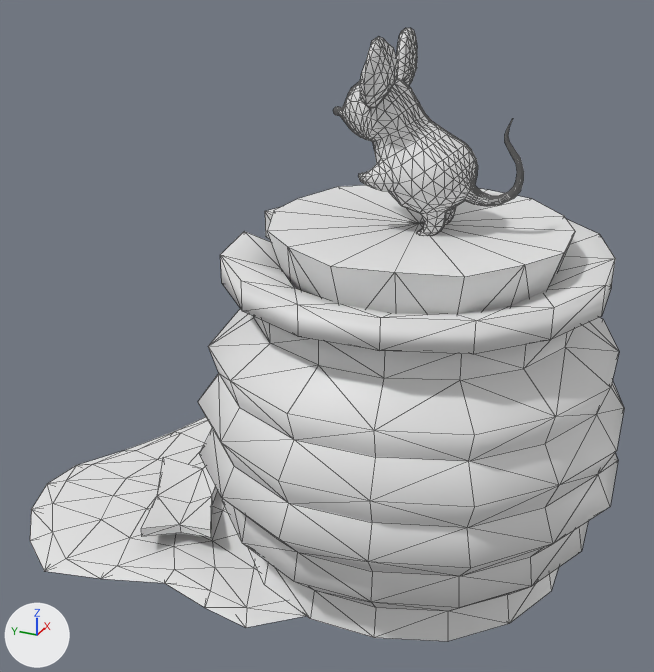
One commit to the OBJ model mge_v18_student_version/assets/mge/models/Towers/HoneyTower.obj: the scene before it, then after it.
Rendered twice from a camera (50 mm lens) standing at (-5.25, -1.72, 4.05) and looking at (-0.07, 0.61, 1.46). The axes (+X, +Y, +Z) are drawn at lower left. The lights are the same throughout. Mesh edges are drawn as thin lines. Materials are left out; every surface is plain grey. Where no turn or scale is listed for an object, it has been applied to the vertices. Vertices at the same position are counted once.

The first picture shows 'HoneyTower'.
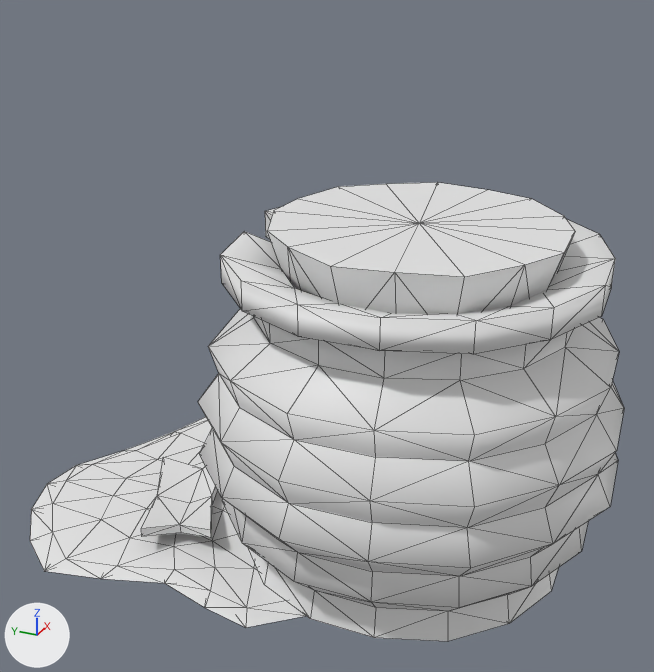
Patch to the scene script:
```diff
--- a/mge_v18_student_version/assets/mge/models/Towers/HoneyTower.obj.py
+++ b/mge_v18_student_version/assets/mge/models/Towers/HoneyTower.obj.py
@@ me_honeytower @@
 me_honeytower.from_pydata(...)  # 1697 vertices, 3326 faces; spans x -1.47..1.53, y -1.41..2.8, z -0.02..3.47
 # used by ob_honeytower; location = (0.0, 0.0, 0.0)
+# me_honeytower part 1: the loose piece of 1254 vertices spanning x -0.53..0.29, y -0.65..0.54, z 2.33..3.47 is deleted
```

Pixel boxes (x1, y1, x2, y2) of what changed, in the pictures (654 x 672 px):
'HoneyTower', reshaped (25% shorter): before (30, 28, 624, 641); after (30, 182, 624, 641)
part 1 of me_honeytower, deleted: before (333, 28, 524, 235)
